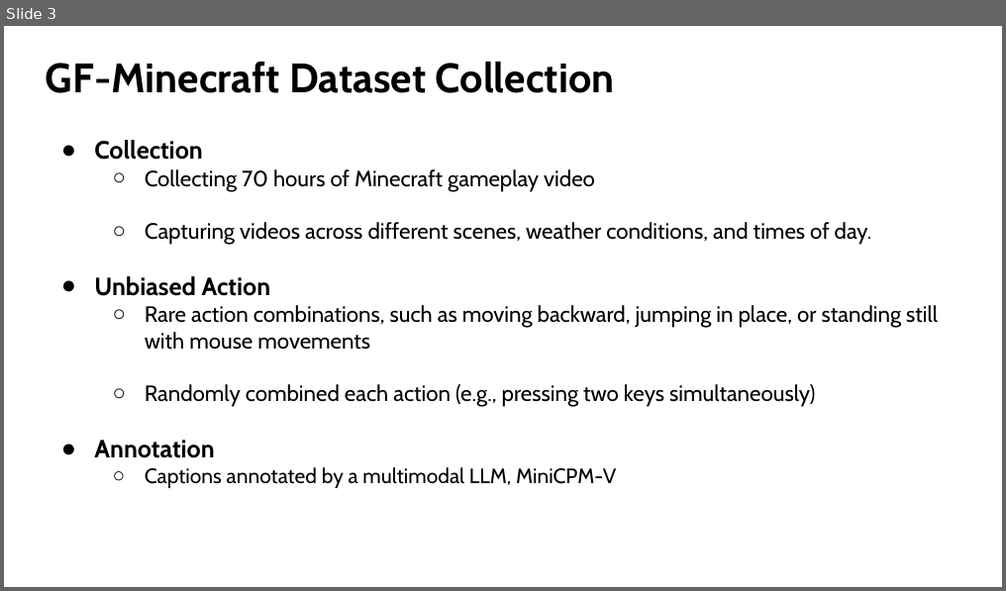
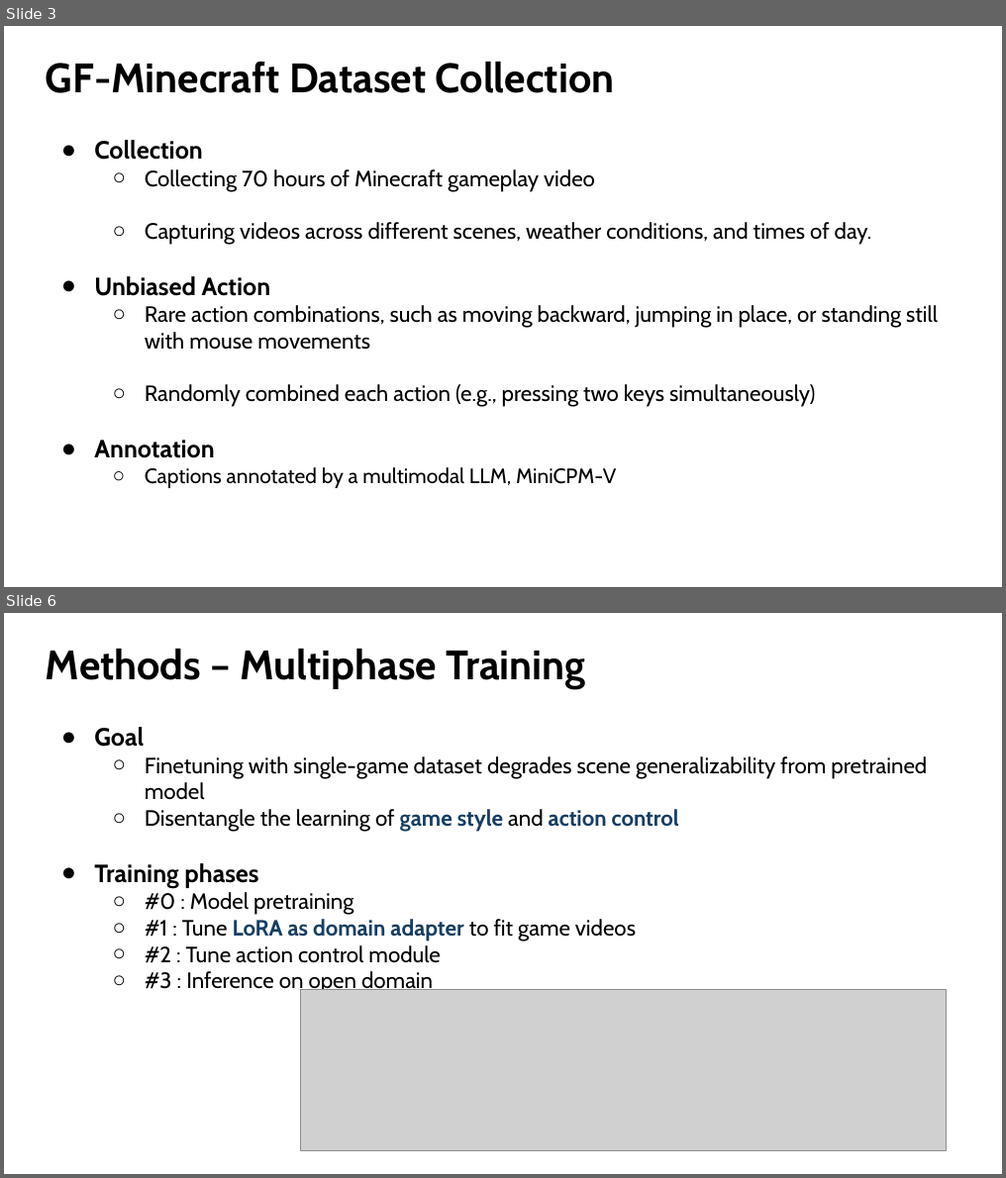
Before and after one commit to Lukelaitw/2025-VLL-undergraduate-research, a slide deck: week4/VLL_4_GameFactory_1103.pptx. Shown one above the other, each under a label of ours: slide 3 before the commit, slides 3 and 6 after it; the slides between them are not shown. The pictures are 1006x591 and 1006x1178 pixels, drawn with LibreOffice and Linux fonts; fonts in the diff are those of the drawing; grey boxes stand for pictures. Boxes give left, top, right and bottom in pixels: in the first picture for what was removed or moved away, otherwise in the second. Text is boxed around its words. In the diff, an @@ line names an element or a change of style, - is before the commit and + after.

```diff
--- a/week4/VLL_4_GameFactory_1103.pptx
+++ b/week4/VLL_4_GameFactory_1103.pptx
@@ slide 6 added at (4,613,1002,1174), background #FFFFFF @@
@@ title added at (46,648,585,689), 39.6 pt, text #000000, bold @@
+Methods – Multiphase Training
@@ text added at (94,727,927,994), 21.3 pt, text #000000 @@
+● Goal
+  ○ Finetuning with single-game dataset degrades scene generalizability from pretrained model
+  ○ Disentangle the learning of game style and action control
+● Training phases
+  ○ #0 : Model pretraining
+  ○ #1 : Tune LoRA as domain adapter to fit game videos
+  ○ #2 : Tune action control module
+  ○ #3 : Inference on open domain
@@ picture added at (300,990,945,1152) @@
```
Also in this commit, not shown: 2 slides changed, 5 other slides added.
